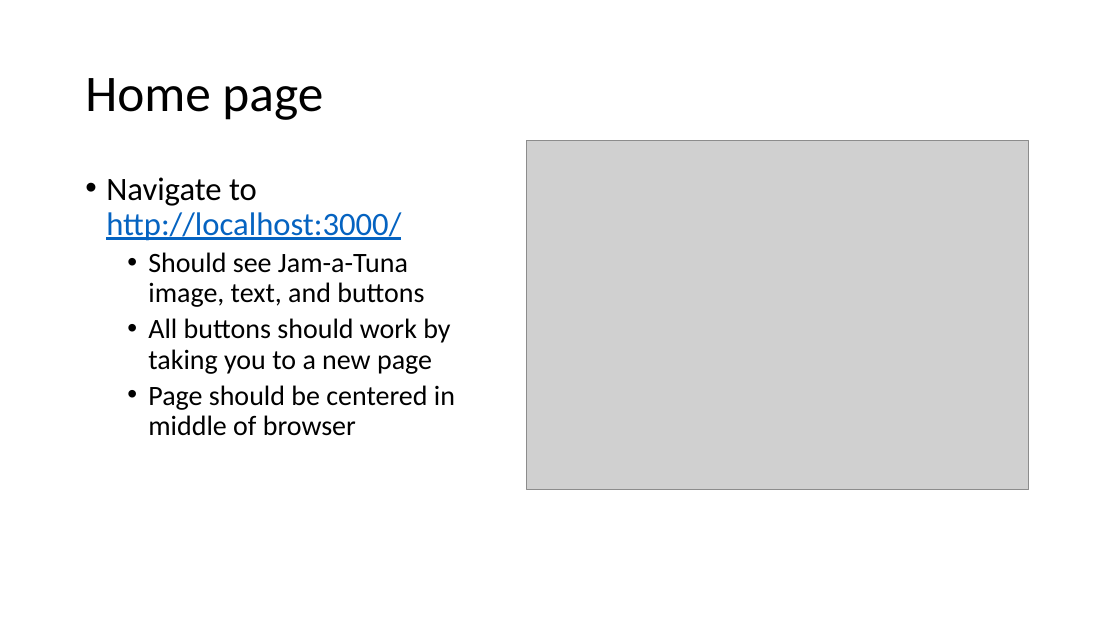
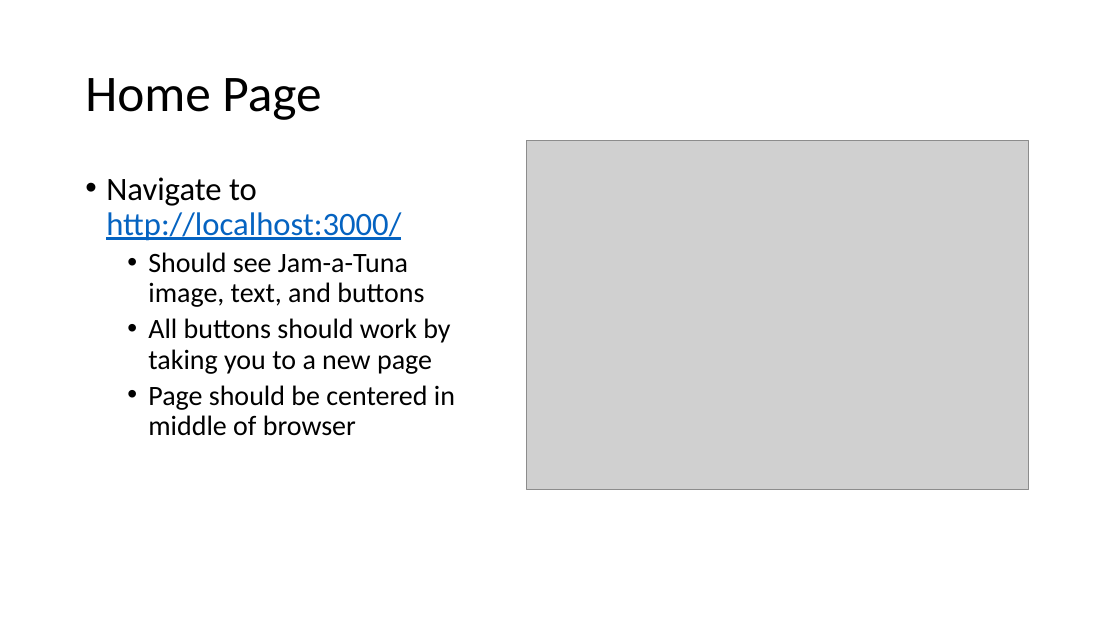
Before and after one commit to tdog191/JamATuna, a slide deck: slide 3 of Test Plan.pptx. Drawn at 1120x630 pixels with LibreOffice and Linux fonts; fonts in the diff are those of the drawing; grey boxes stand for pictures. Boxes give left, top, right and bottom in pixels: in the first picture for what was removed or moved away, otherwise in the second. Text is boxed around its words. In the diff, an @@ line names an element or a change of style, - is before the commit and + after.

```diff
--- a/Test Plan.pptx
+++ b/Test Plan.pptx
@@ title at (85, 78, 321, 120): text changed @@
-Home page
+Home Page
```
Also in this commit, not shown: 5 other slides changed, 4 slides added, 4 other files.
